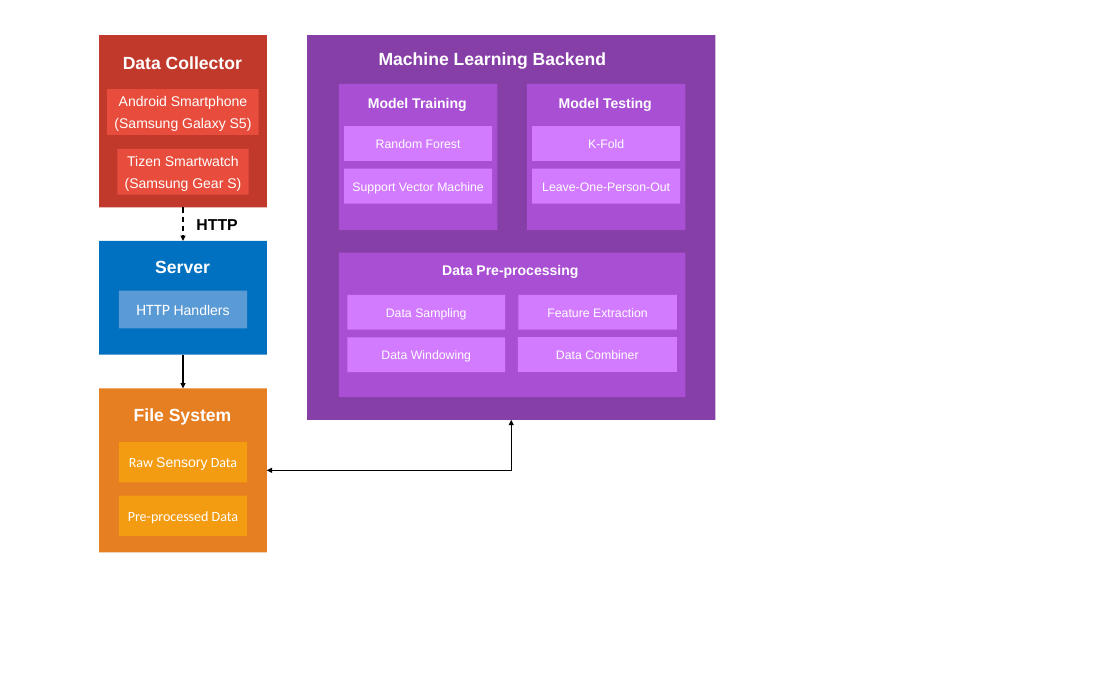
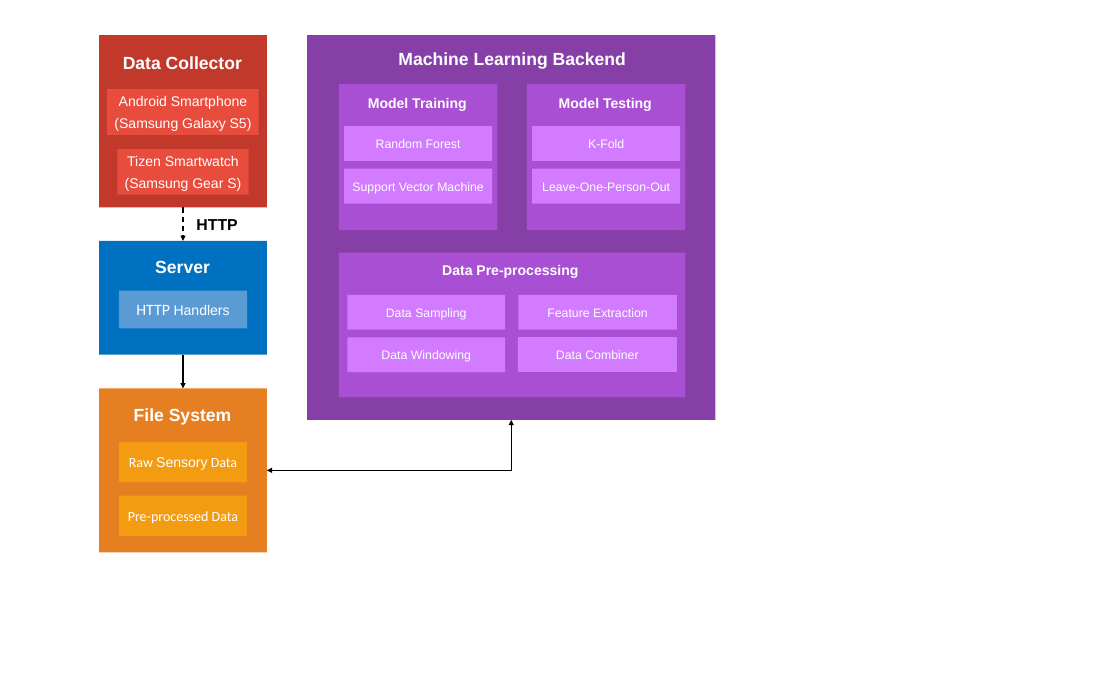
Before and after one commit to edocsss/RARSS, a slide deck: slide 1 of docs/documents/weekly_meeting/Diagrams.pptx. Drawn at 1120x691 pixels with LibreOffice and Linux fonts; fonts in the diff are those of the drawing. Boxes give left, top, right and bottom in pixels: in the first picture for what was removed or moved away, otherwise in the second. Text is boxed around its words. In the diff, an @@ line names an element or a change of style, - is before the commit and + after.

```diff
--- a/docs/documents/weekly_meeting/Diagrams.pptx
+++ b/docs/documents/weekly_meeting/Diagrams.pptx
@@ text "Machine Learning Backend" moved from (x1=379, y1=52, x2=606, y2=69) to (x1=398, y1=52, x2=626, y2=69) @@
```
Also in this commit, not shown: 1 slide added, 1 other file.
